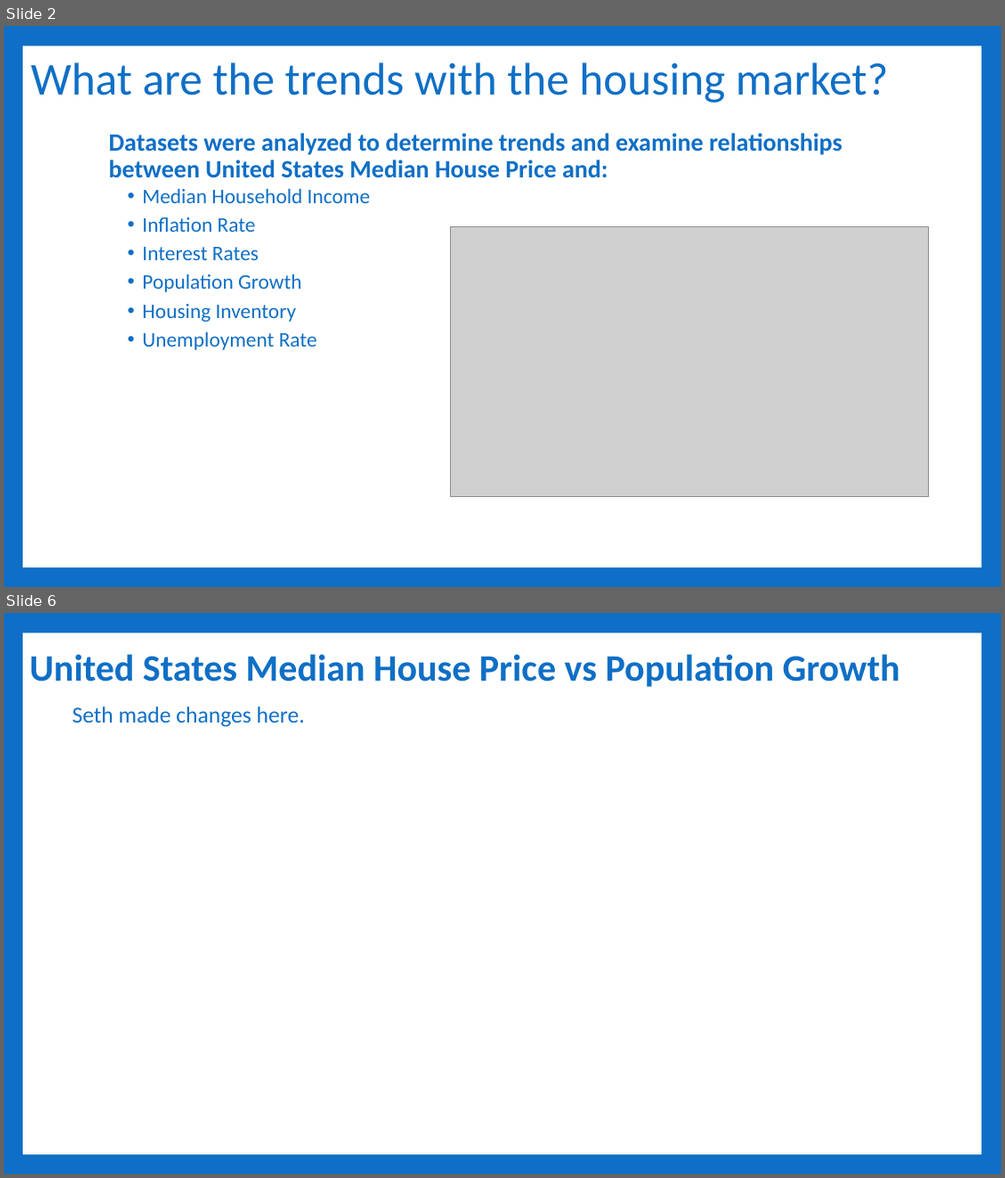
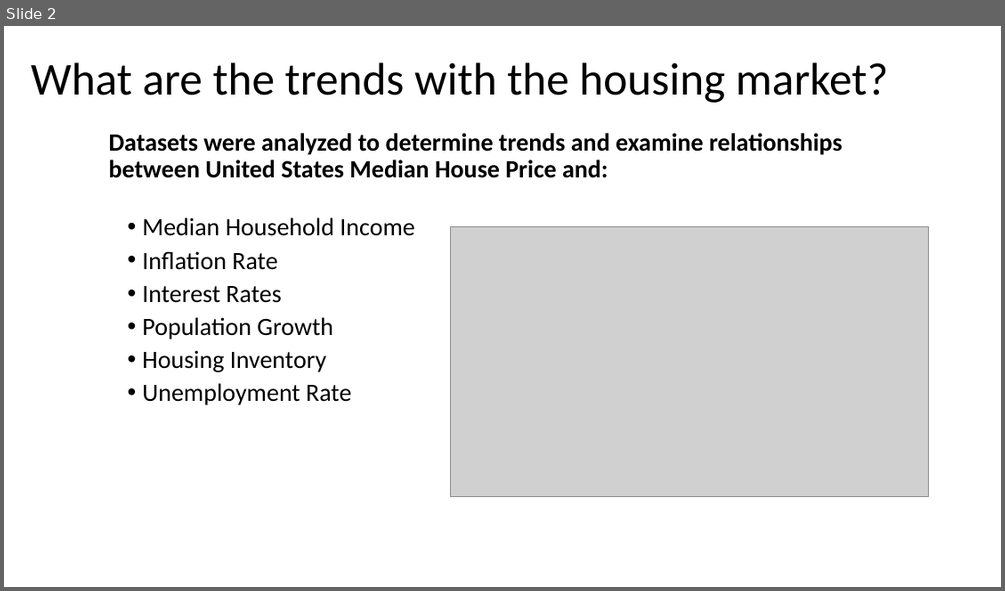
Before and after one commit to Sethdcarter/group8_data_project_1, a slide deck: Presentation/Project-1_Group-8_Presentation-US_Housing_Market.pptx. Shown one above the other, each under a label of ours: slides 2 and 6 before the commit, slide 2 after it; the slides between them are not shown. The pictures are 1005x1178 and 1005x591 pixels, drawn with LibreOffice and Linux fonts; fonts in the diff are those of the drawing; grey boxes stand for pictures. Boxes give left, top, right and bottom in pixels: in the first picture for what was removed or moved away, otherwise in the second. Text is boxed around its words. In the diff, an @@ line names an element or a change of style, - is before the commit and + after.

Commit message:
Update presentation and seth's code

```diff
--- a/Presentation/Project-1_Group-8_Presentation-US_Housing_Market.pptx
+++ b/Presentation/Project-1_Group-8_Presentation-US_Housing_Market.pptx
@@ slide 6 removed at [4,613,1001,1174], background #0F6FC6; not listed: 1 template element that a slide beside it also shows @@
@@ title removed at [30,654,900,687] @@
-United States Median House Price vs Population Growth
@@ text removed at [73,706,305,727] @@
-Seth made changes here.
@@ slide 2 changed as well @@
@@ background #0F6FC6 to #FFFFFF @@
@@ rectangle removed at [23,46,981,567] @@
@@ title "What are the trends with ..." at [31,62,888,103]: text colour #0F6FC6 to #000000 @@
@@ text "Datasets were analyzed to determine ..." at [109,133,842,405]: text colour #0F6FC6 to #000000; size 20 to 24 pt in "Median Household Income", "Inflation Rate", "Interest Rates", "Population Growth" and 2 more places @@
```
Also in this commit, not shown: 5 other slides changed, 4 slides added.
